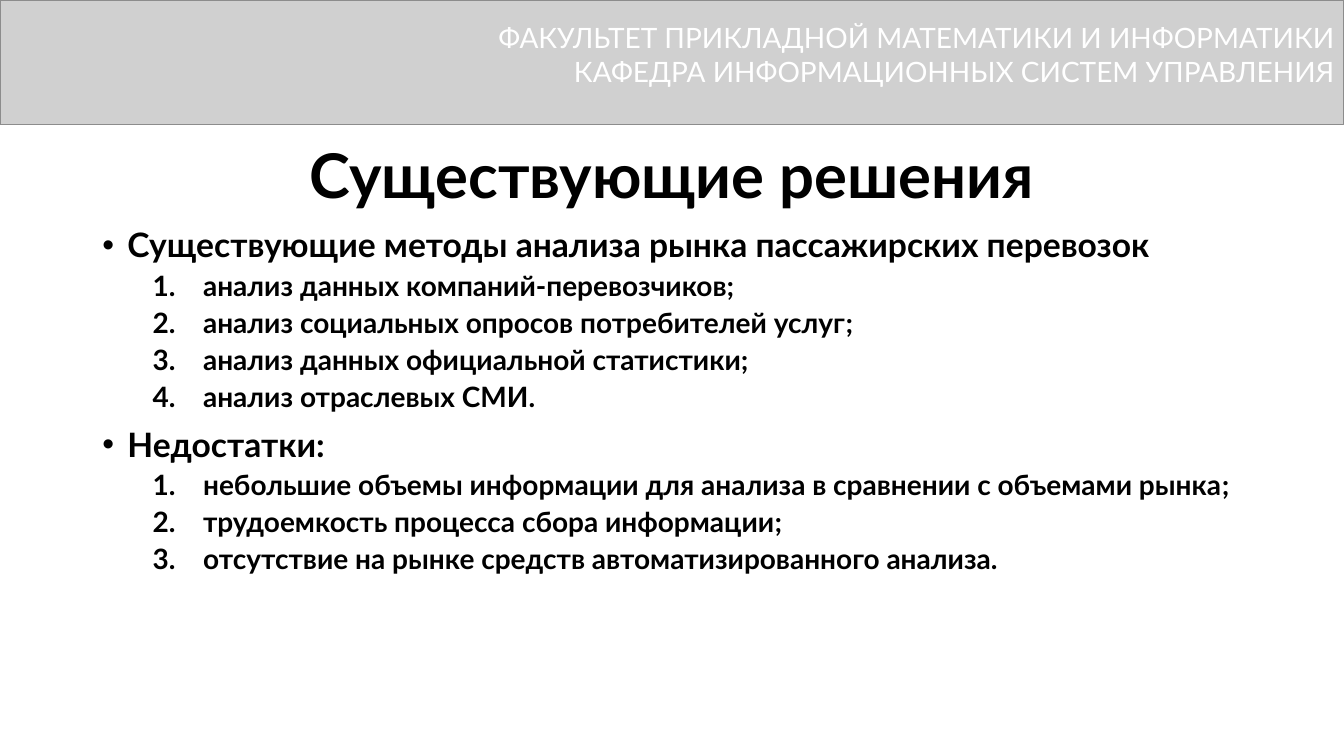
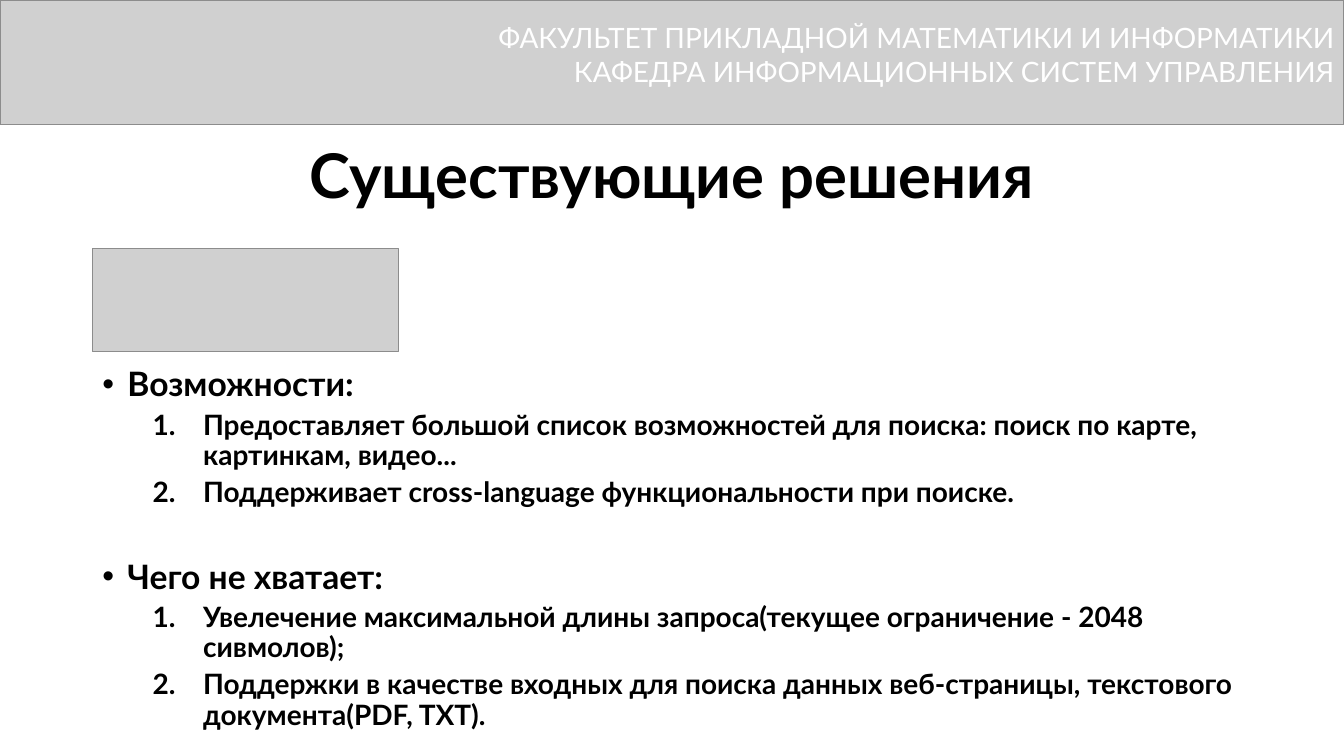
Before and after one commit to DimkaFPM/diplom, a slide deck: slide 4 of presentetion.pptx. Drawn at 1344x756 pixels with LibreOffice and Linux fonts; fonts in the diff are those of the drawing; grey boxes stand for pictures. Boxes give left, top, right and bottom in pixels: in the first picture for what was removed or moved away, otherwise in the second. Text is boxed around its words. In the diff, an @@ line names an element or a change of style, - is before the commit and + after.

```diff
--- a/presentetion.pptx
+++ b/presentetion.pptx
@@ picture added at box(93, 249, 399, 353) @@
@@ text at box(127, 371, 1232, 730): text changed @@
-• Существующие методы анализа рынка пассажирских перевозок
-  1. анализ данных компаний-перевозчиков;
-  2. анализ социальных опросов потребителей услуг;
-  3. анализ данных официальной статистики;
-  4. анализ отраслевых СМИ.
-• Недостатки:
-  1. небольшие объемы информации для анализа в сравнении с объемами рынка;
-  2. трудоемкость процесса сбора информации;
-  3. отсутствие на рынке средств автоматизированного анализа.
+• Возможности:
+  1. Предоставляет большой список возможностей для поиска: поиск по карте, картинкам, видео...
+  2. Поддерживает cross-language функциональности при поиске.
+• Чего не хватает:
+  1. Увелечение максимальной длины запроса(текущее ограничение - 2048 сивмолов);
+  2. Поддержки в качестве входных для поиска данных веб-страницы, текстового документа(PDF, TXT).
```
Also in this commit, not shown: 2 other slides changed, 1 other file.
